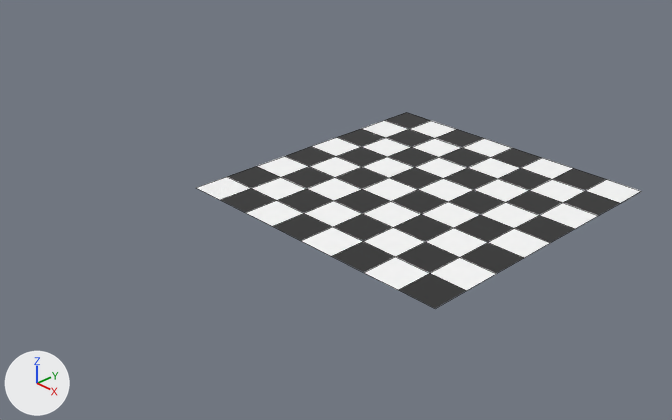
Before and after pictures for a commit that changed the Blender file Chess Set/Models/Board.blend.
Both versions are drawn from a camera (50 mm lens) standing at (1.023, -0.807, 0.599) and looking at (0.102, 0.082, -0.029). Lighting does not change. The marker at lower left points along +X, +Y and +Z. Mesh edges are drawn as thin lines.

Before the edit, the objects in view are built like this:
```python
me_chess_board = bpy.data.meshes.new('Chess Board')
me_chess_board.from_pydata([(-0.06, -0.06, 0.0), (0.0, -0.06, 0.0), (0.06, -0.06, 0.0), (-0.06, 0.0, 0.0), (0.0, 0.0, 0.0), (0.06, 0.0, 0.0), (-0.06, 0.06, 0.0), (0.0, 0.06, 0.0), (0.06, 0.06, 0.0)], [], [(0, 1, 4, 3), (1, 2, 5, 4), (3, 4, 7, 6), (4, 5, 8, 7)])
for i in [1, 2]: me_chess_board.polygons[i].material_index = 1
me_chess_board.materials.append(mat_white_squares)  # white #ffffff
me_chess_board.materials.append(mat_black_squares)  # black #2a2a2a
ob_chess_board = bpy.data.objects.new('Chess Board', me_chess_board)
ob_chess_board.location = (0.0, 0.0, 0.0)
_m = ob_chess_board.modifiers.new('Array', 'ARRAY')
_m.count = 4
_m.constant_offset_displace = (0.0, 0.0, 0.0)
_m = ob_chess_board.modifiers.new('Array.001', 'ARRAY')
_m.count = 4
_m.constant_offset_displace = (0.0, 0.0, 0.0)
_m.relative_offset_displace = (0.0, 1.0, 0.0)
```
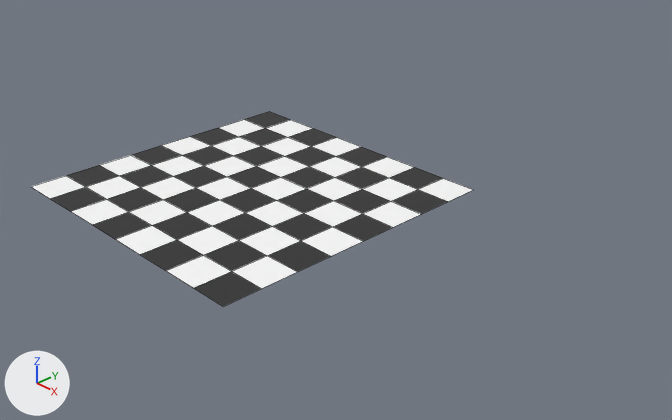
Boxes (x1, y1, x2, y2) around the edits, measured in the pictures (672 x 420 px):
'Chess Board', reshaped, modifiers changed: before (197, 112, 641, 308); after (31, 112, 473, 306)
part 1 of me_chess_board, added: after (31, 165, 140, 211)
part 2 of me_chess_board, added: after (100, 146, 203, 187)
part 3 of me_chess_board, added: after (161, 128, 260, 166)
part 4 of me_chess_board, added: after (218, 112, 313, 146)
part 5 of me_chess_board, added: after (71, 187, 187, 239)
part 6 of me_chess_board, added: after (262, 128, 361, 166)
part 7 of me_chess_board, added: after (116, 213, 238, 271)
part 8 of me_chess_board, added: after (309, 147, 414, 189)
part 9 of me_chess_board, added: after (166, 240, 297, 306)
part 10 of me_chess_board, added: after (239, 213, 363, 272)
part 11 of me_chess_board, added: after (304, 189, 421, 241)
part 12 of me_chess_board, added: after (363, 167, 473, 214)
part 13 of me_chess_board, built on: before (221, 112, 641, 308); after (141, 146, 361, 240)

What changed in the scene script:
```text
Change me_chess_board:
    remove me_chess_board.from_pydata(...)  # 9 vertices, 4 faces; spans x -0.06..0.06, y -0.06..0.06, z 0.0
    add me_chess_board.from_pydata(...)  # 144 vertices, 64 faces; spans x -0.24..0.24, y -0.24..0.24, z 0.0
    me_chess_board part 1: the loose piece of 9 vertices spanning x -0.06..0.06, y -0.06..0.06, z 0.0 is copied, and the copy is moved by (-0.18, -0.18, 0.0); it spans x -0.24..-0.12, y -0.24..-0.12, z 0.0
    me_chess_board part 2: the loose piece of 9 vertices spanning x -0.06..0.06, y -0.06..0.06, z 0.0 is copied, and the copy is moved by (-0.18, -0.06, 0.0); it spans x -0.24..-0.12, y -0.12..0.0, z 0.0
    me_chess_board part 3: the loose piece of 9 vertices spanning x -0.06..0.06, y -0.06..0.06, z 0.0 is copied, and the copy is moved by (-0.18, 0.06, 0.0); it spans x -0.24..-0.12, y 0.0..0.12, z 0.0
    me_chess_board part 4: the loose piece of 9 vertices spanning x -0.06..0.06, y -0.06..0.06, z 0.0 is copied, and the copy is moved by (-0.18, 0.18, 0.0); it spans x -0.24..-0.12, y 0.12..0.24, z 0.0
    me_chess_board part 5: the loose piece of 9 vertices spanning x -0.06..0.06, y -0.06..0.06, z 0.0 is copied, and the copy is moved by (-0.06, -0.18, 0.0); it spans x -0.12..0.0, y -0.24..-0.12, z 0.0
    me_chess_board part 6: the loose piece of 9 vertices spanning x -0.06..0.06, y -0.06..0.06, z 0.0 is copied, and the copy is moved by (-0.06, 0.18, 0.0); it spans x -0.12..0.0, y 0.12..0.24, z 0.0
    me_chess_board part 7: the loose piece of 9 vertices spanning x -0.06..0.06, y -0.06..0.06, z 0.0 is copied, and the copy is moved by (0.06, -0.18, 0.0); it spans x 0.0..0.12, y -0.24..-0.12, z 0.0
    me_chess_board part 8: the loose piece of 9 vertices spanning x -0.06..0.06, y -0.06..0.06, z 0.0 is copied, and the copy is moved by (0.06, 0.18, 0.0); it spans x 0.0..0.12, y 0.12..0.24, z 0.0
    me_chess_board part 9: the loose piece of 9 vertices spanning x -0.06..0.06, y -0.06..0.06, z 0.0 is copied, and the copy is moved by (0.18, -0.18, 0.0); it spans x 0.12..0.24, y -0.24..-0.12, z 0.0
    me_chess_board part 10: the loose piece of 9 vertices spanning x -0.06..0.06, y -0.06..0.06, z 0.0 is copied, and the copy is moved by (0.18, -0.06, 0.0); it spans x 0.12..0.24, y -0.12..0.0, z 0.0
    me_chess_board part 11: the loose piece of 9 vertices spanning x -0.06..0.06, y -0.06..0.06, z 0.0 is copied, and the copy is moved by (0.18, 0.06, 0.0); it spans x 0.12..0.24, y 0.0..0.12, z 0.0
    me_chess_board part 12: the loose piece of 9 vertices spanning x -0.06..0.06, y -0.06..0.06, z 0.0 is copied, and the copy is moved by (0.18, 0.18, 0.0); it spans x 0.12..0.24, y 0.12..0.24, z 0.0
    me_chess_board part 13
    3 faces are deleted
    6 new vertices lie (0.0, -0.06, 0.0) away from vertices in x -0.06..0.06, y -0.06..0.06, z 0.0
    10 new vertices lie (-0.06, 0.0, 0.0) away from vertices in x -0.06..0.06, y -0.12..0.06, z 0.0
    5 new vertices lie (0.0, 0.06, 0.0) away from vertices in x -0.12..0.06, y 0.06, z 0.0
    6 new vertices lie (0.06, 0.0, 0.0) away from vertices in x 0.06, y -0.12..0.12, z 0.0
    7 new faces join them, mat_white_squares (white #ffffff)
    8 new faces join them, mat_black_squares (black #2a2a2a)
Change ob_chess_board:
    remove _m = ob_chess_board.modifiers.new('Array', 'ARRAY')
    remove _m.count = 4
    remove _m.constant_offset_displace = (0.0, 0.0, 0.0)
    remove _m = ob_chess_board.modifiers.new('Array.001', 'ARRAY')
    remove _m.count = 4
    remove _m.constant_offset_displace = (0.0, 0.0, 0.0)
    remove _m.relative_offset_displace = (0.0, 1.0, 0.0)
```
